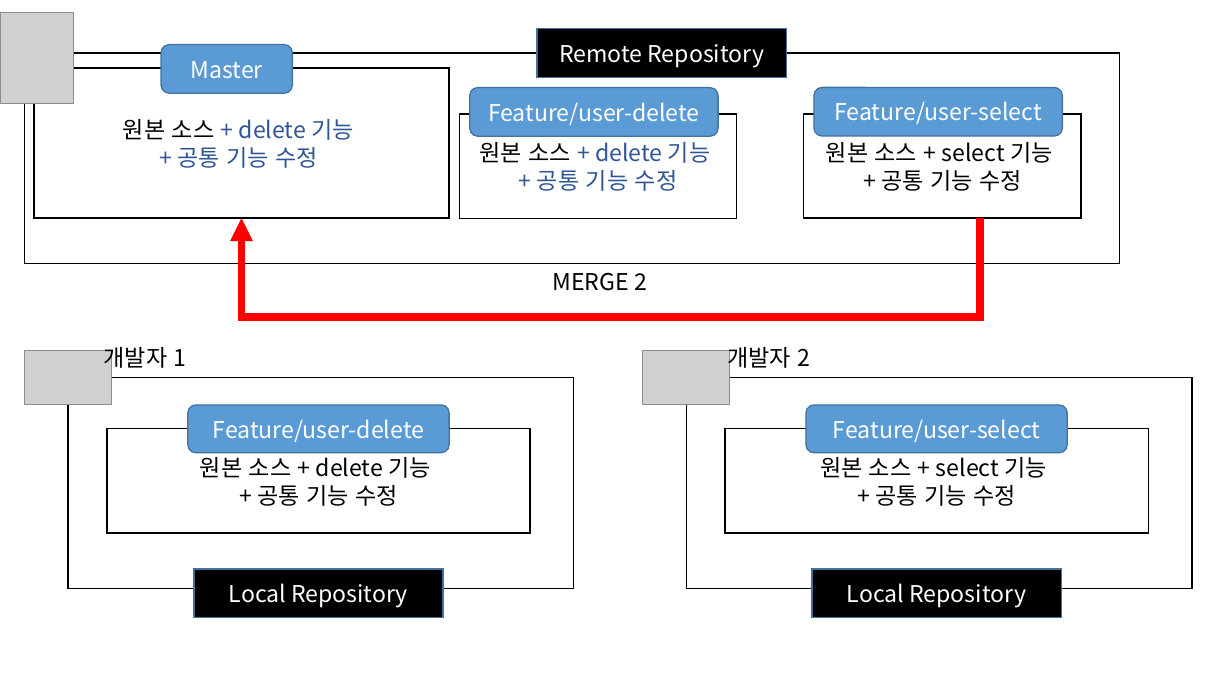
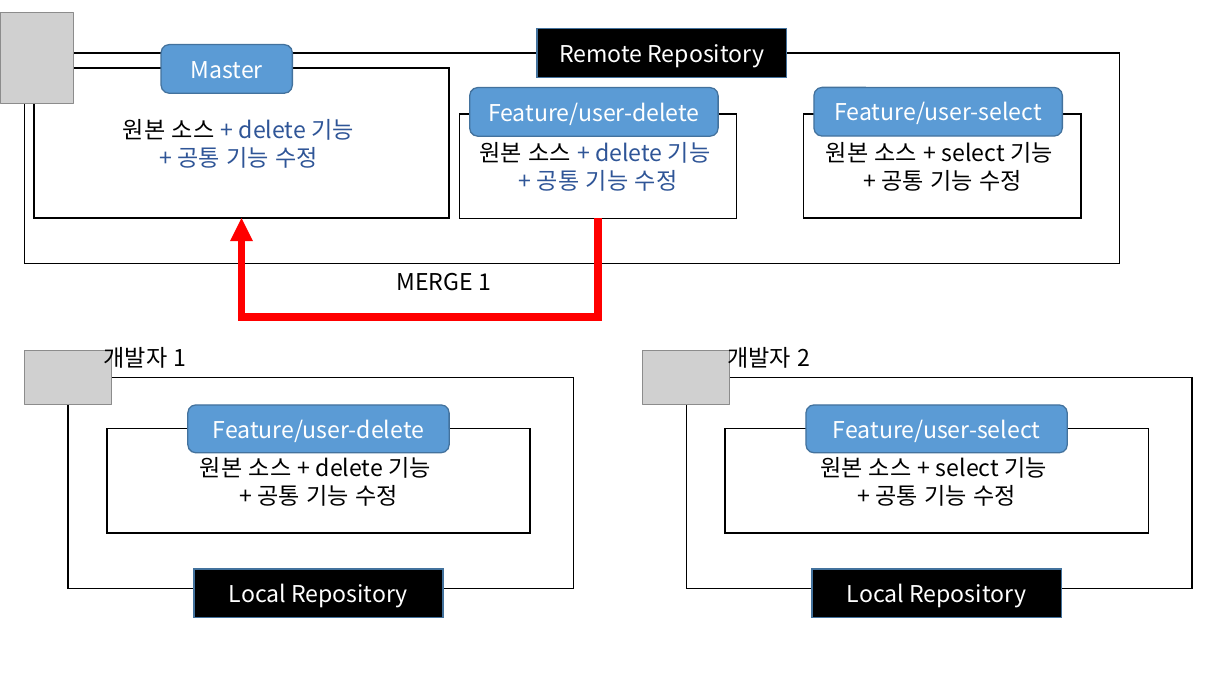
Before and after one commit to SungIn-Shin/git_powerpoint, a slide deck: slide 71 of git_from_the_hell.pptx (slide 70 before the commit). Drawn at 1232x693 pixels with LibreOffice and Linux fonts; fonts in the diff are those of the drawing; grey boxes stand for pictures. Boxes give left, top, right and bottom in pixels: in the first picture for what was removed or moved away, otherwise in the second. Text is boxed around its words. In the diff, an @@ line names an element or a change of style, - is before the commit and + after.

```diff
--- a/git_from_the_hell.pptx
+++ b/git_from_the_hell.pptx
@@ elbow arrow moved from (981, 218) - (241, 218) to (598, 218) - (241, 218) @@
@@ text at [396, 272, 491, 291]: text changed @@
-MERGE 2
+MERGE 1
```
Also in this commit, not shown: 11 other slides changed, 13 slides added, 4 slides removed.
